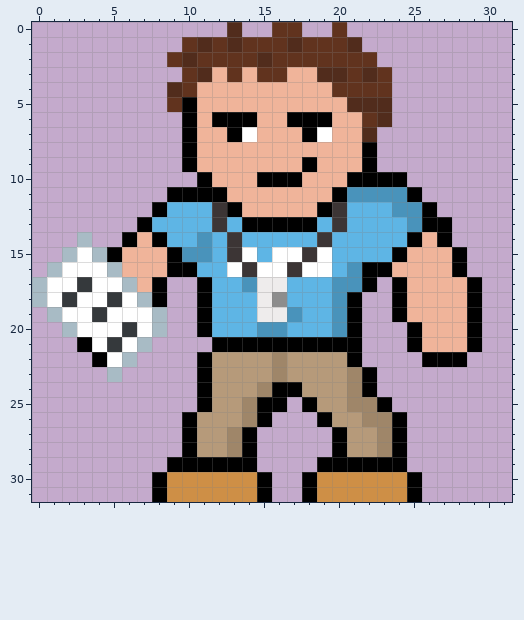
File history of a pixel-art sprite, src/main/resources/graphics/Unicef_left1.png. This is how it looked before the edit.
The file is 32x32 pixels.
And afterwards:
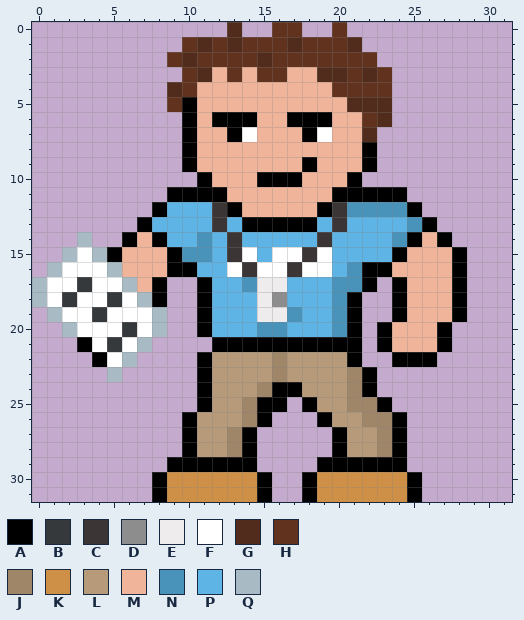
Palette (. is transparent): A #000000  B #35393c  C #3c3535  D #8d8d8d  E #eeecec  F #ffffff  G #512c1c  H #61331e  J #9f8669  K #ce8f46  L #b69a7a  M #f0b49a  N #4993bb  P #5eb5e5  Q #a8bbc5
Changes in this commit:
Changed rows in their new state; - is an unchanged pixel.
first column x 21:
10 -...-----
11 AAAA.----
12 NNN-A.---
13 ------.--
14 ---N-----
17 -------A.
18 -------A.
19 -------A.
20 --AMM-A..
21 --AMM-A..
22 ---AA-..-
